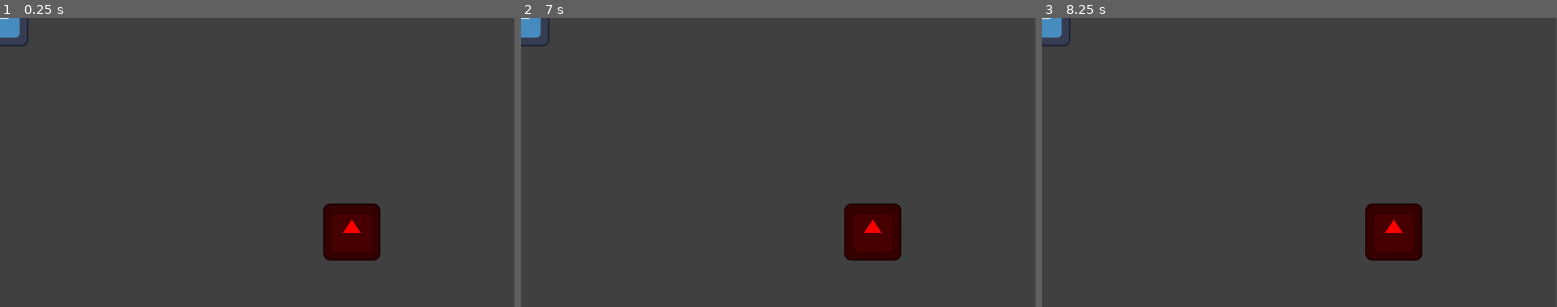
Above: before the commit, frames 1-3 (left to right).
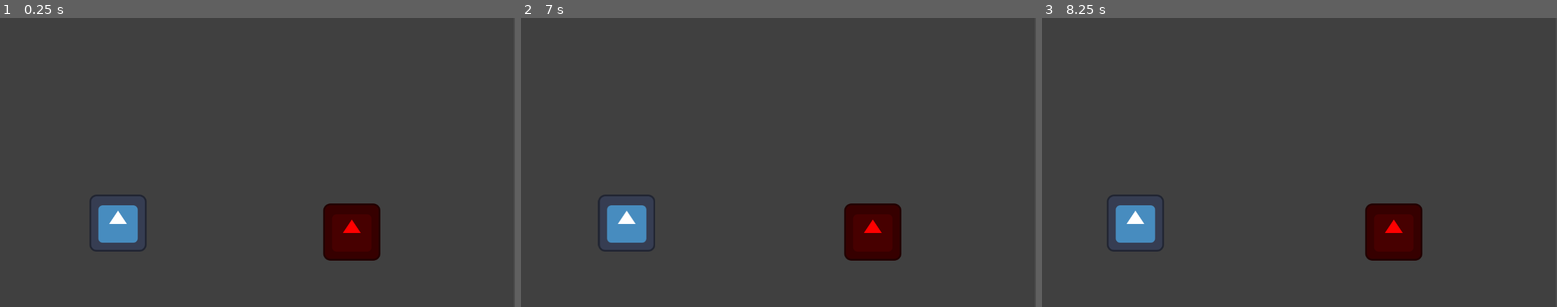
Above: after the commit, the same moments.

Repository: 45DegreeAngl/Sonnnday
Game: Godot game, scene res://Test/world.tscn
The game is run twice, just before and just after one commit, with the same random seed, the same clock (stepped at 60 frames per second) and the same inputs. This scene is started directly instead of the project's main scene. The engine's default icon, where the game draws it, is replaced by a stand-in: a white triangle on a blue panel in a dark square.
Inputs (mouse positions are in pixels of both pictures, inside the frame that each line leads up to):
- Up to frame 1 (0.25 s): no input
- Up to frame 2 (7 s): tap Enter (Enter) at 0.5, 2, 3.5 s; move the mouse to (752, 220) at 0.52 s; hold Page Up (Page Up) 0.53-2.03 s; tap 0 (0) at 0.6 s; click (752, 220) at 0.67 s; tap 1 (1) at 0.8, 1.35 s; tap Space (Space) at 1.25, 2.75, 4.25 s; move the mouse to (933, 205) at 1.27 s; tap 2 (2) at 1.55, 2.1 s; move the mouse to (624, 119) at 2.02 s; hold Left (Left) 2.03-3.53 s; tap 3 (3) at 2.3, 2.85 s; move the mouse to (804, 162) at 2.77 s; click (804, 162) at 2.92 s; tap 4 (4) at 3.05, 3.6 s; move the mouse to (701, 90) at 3.52 s; hold Backspace (Backspace) 3.53-4.28 s; tap 5 (5) at 3.8, 4.35 s; move the mouse to (891, 148) at 4.27 s; hold Right (Right) 4.28-5.03 s; tap 6 (6) at 4.55, 5.1 s; move the mouse to (675, 176) at 5.02 s; hold Page Up (Page Up) 5.03-5.78 s; click (675, 176) at 5.17 s; tap 7 (7) at 5.3, 5.85 s; move the mouse to (830, 98) at 5.77 s; hold Right (Right) from 5.78 s (still down); tap 8 (8) at 6.05, 6.6 s; move the mouse to (752, 220) at 6.52 s; tap A (A) at 6.8 s
- Up to frame 3 (8.25 s): move the mouse to (1454, 205) at 7.27 s; tap A (A) at 7.35 s; click (1454, 205) at 7.42 s; tap B (B) at 7.55, 8.1 s; move the mouse to (1145, 119) at 8.02 s; release Right (Right) at 8.03 s; hold Backspace (Backspace) from 8.03 s (still down)

The runs differ from the first frame. In frame 1, 1.5% of the frame differs, in the area x 0-29%, y 0-81%; in frame 2, 1.5%, in the area x 0-27%, y 0-81%; in frame 3, 1.5%.

Commit message:
fixed merge error with player scene
replaced an error that broke the player scene

Diff:
--- a/character/player.tscn
+++ b/character/player.tscn
@@ -1,34 +1,33 @@
-[gd_scene load_steps=5 format=3 uid="uid://yg5fqtrj22gk"]
+[gd_scene load_steps=6 format=3 uid="uid://dgjcdy4p8c47s"]
 
 [ext_resource type="Script" path="res://character/floating_char.gd" id="1_k83ya"]
+[ext_resource type="Texture2D" uid="uid://dx8xg3vc55x46" path="res://icon.svg" id="1_nlnro"]
 
-[sub_resource type="SceneReplicationConfig" id="SceneReplicationConfig_fxvtl"]
+[sub_resource type="CircleShape2D" id="CircleShape2D_q10bd"]
+radius = 7.0
+
+[sub_resource type="CircleShape2D" id="CircleShape2D_u7hht"]
+radius = 7.0
+
+[sub_resource type="SceneReplicationConfig" id="SceneReplicationConfig_nj5na"]
 properties/0/path = NodePath(".:position")
 properties/0/spawn = true
 properties/0/replication_mode = 1
 
-[sub_resource type="CircleShape2D" id="CircleShape2D_xjf1m"]
-radius = 6.08276
-
-[sub_resource type="CircleShape2D" id="CircleShape2D_o2lgx"]
-radius = 6.0
-
-[node name="Floating" type="CharacterBody2D"]
+[node name="Player" type="CharacterBody2D"]
 script = ExtResource("1_k83ya")
 
 [node name="Sprite2D" type="Sprite2D" parent="."]
-scale = Vector2(0.1, 0.1)
-texture = ExtResource("2_e631b")
+scale = Vector2(0.12, 0.12)
+texture = ExtResource("1_nlnro")
 
-[node name="PlayerCollider" type="CollisionShape2D" parent="."]
-shape = SubResource("CircleShape2D_xjf1m")
+[node name="CollisionShape2D" type="CollisionShape2D" parent="."]
+shape = SubResource("CircleShape2D_q10bd")
 
-[node name="PlayerCamera2D" type="Camera2D" parent="."]
-zoom = Vector2(2, 2)
+[node name="DamageArea2D" type="Area2D" parent="."]
 
-[node name="DetectDamageArea" type="Area2D" parent="."]
+[node name="CollisionShape2D" type="CollisionShape2D" parent="DamageArea2D"]
+shape = SubResource("CircleShape2D_u7hht")
 
-[node name="CollisionShape2D" type="CollisionShape2D" parent="DetectDamageArea"]
-shape = SubResource("CircleShape2D_o2lgx")
 [node name="MultiplayerSynchronizer" type="MultiplayerSynchronizer" parent="."]
-replication_config = SubResource("SceneReplicationConfig_fxvtl")
+replication_config = SubResource("SceneReplicationConfig_nj5na")
